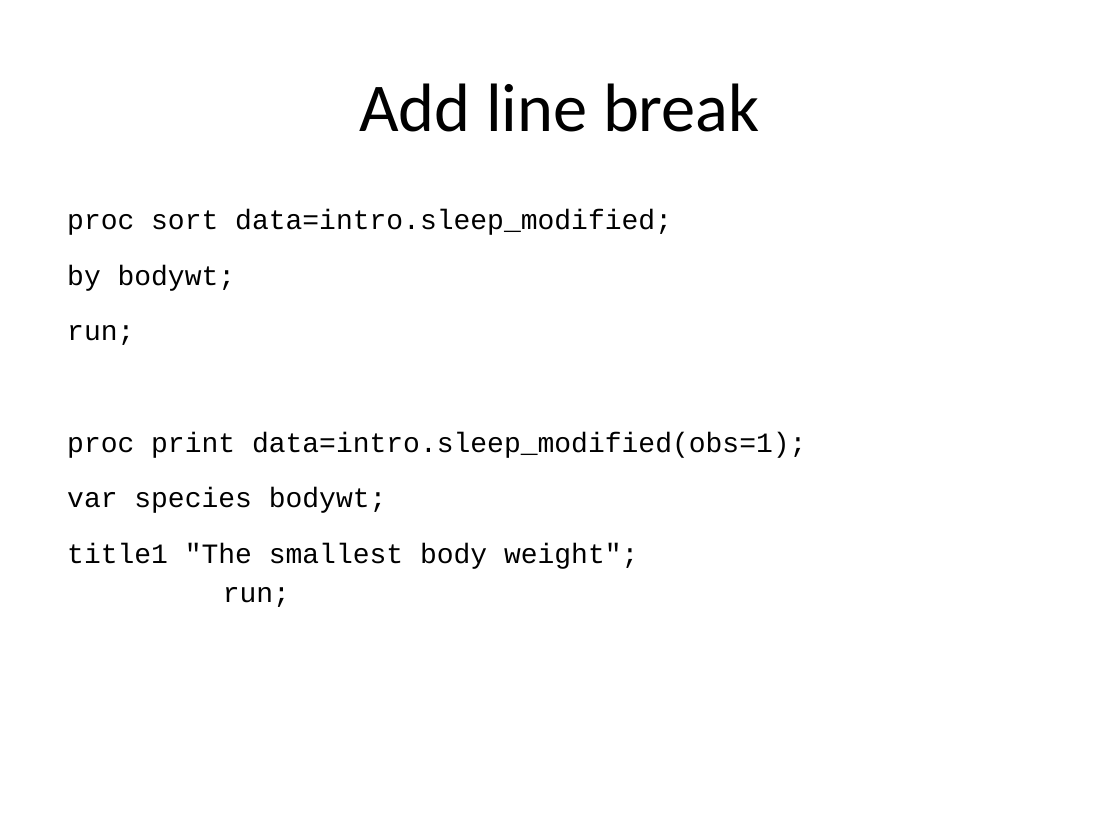
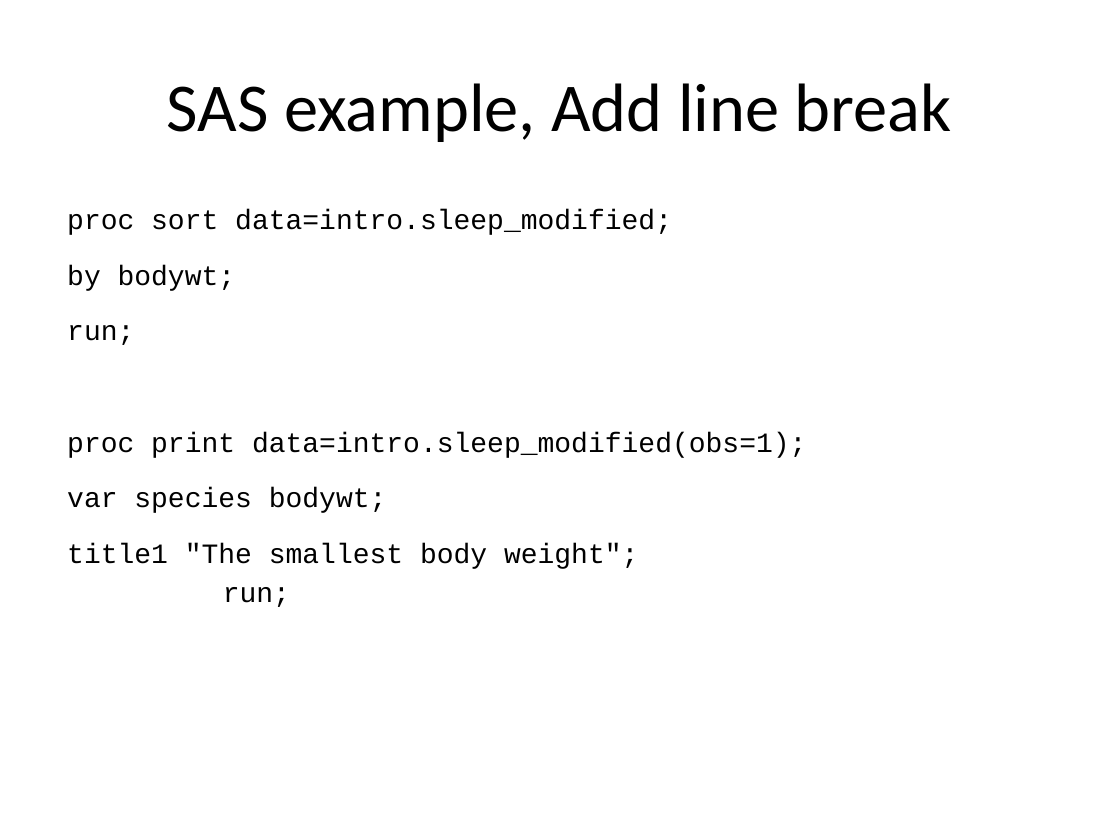
Before and after one commit to pmean/classes, a slide deck: slide 12 of software-engineering/results/programming-expectations.pptx. Drawn at 1120x840 pixels with LibreOffice and Linux fonts; fonts in the diff are those of the drawing. Boxes give left, top, right and bottom in pixels: in the first picture for what was removed or moved away, otherwise in the second. Text is boxed around its words. In the diff, an @@ line names an element or a change of style, - is before the commit and + after.

```diff
--- a/software-engineering/results/programming-expectations.pptx
+++ b/software-engineering/results/programming-expectations.pptx
@@ title at [167, 83, 952, 142]: text changed @@
-Add line break
+SAS example, Add line break
```
Also in this commit, not shown: 4 other slides changed, 6 slides added, 1 slide removed, 2 other files.
